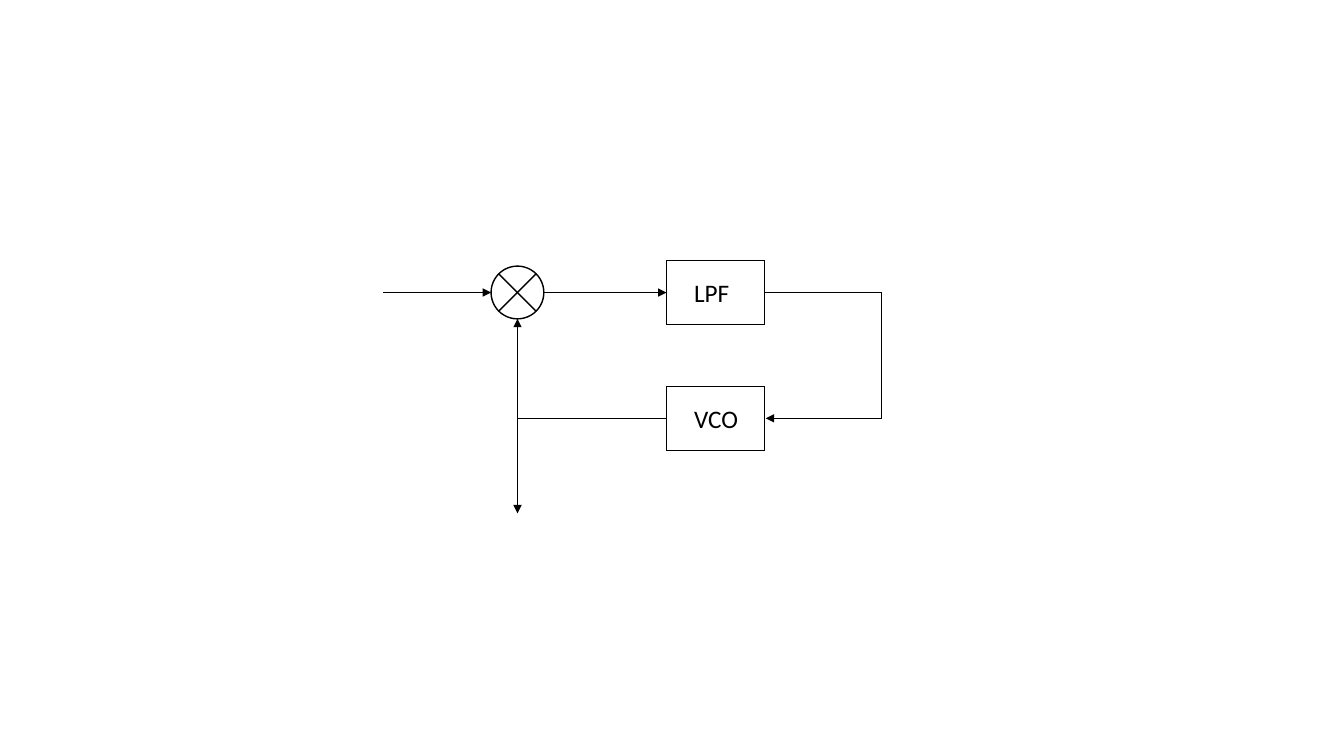
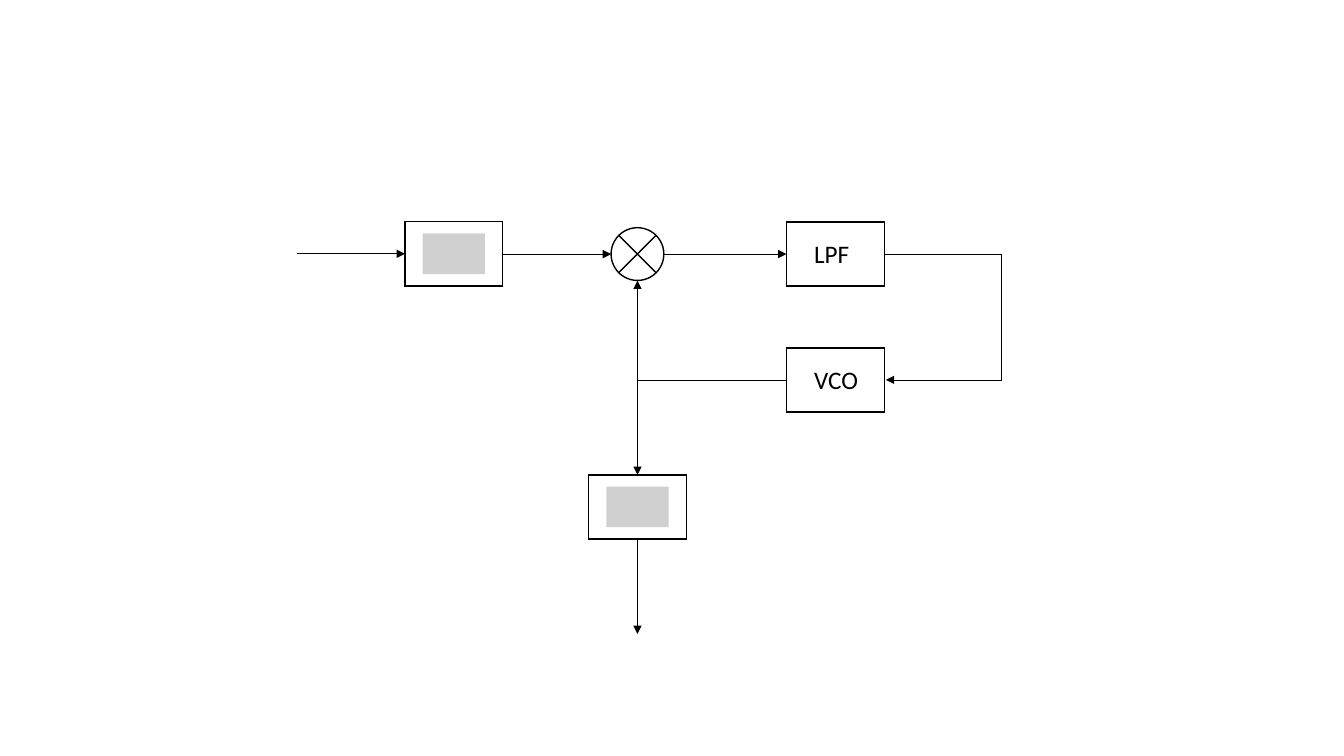
Before and after one commit to RadioInnovators/SD, a slide deck: slide 3 of Documents/Design Document/Design Document Figures.pptm. Drawn at 1344x756 pixels with LibreOffice and Linux fonts; fonts in the diff are those of the drawing; grey boxes stand for pictures. Boxes give left, top, right and bottom in pixels: in the first picture for what was removed or moved away, otherwise in the second. Text is boxed around its words. In the diff, an @@ line names an element or a change of style, - is before the commit and + after.

```diff
--- a/Documents/Design Document/Design Document Figures.pptm
+++ b/Documents/Design Document/Design Document Figures.pptm
@@ rectangle added at (x1=405, y1=222, x2=503, y2=286), outline #000000 1 pt @@
@@ picture added at (x1=422, y1=234, x2=485, y2=274) @@
@@ arrow added from (296, 254) to (405, 254), #000000 0.5 pt @@
@@ 3 arrows, 2 texts, 2 rectangles, 2 elbow arrows, 1 flow chart summing junction moved together from (x1=383, y1=260, x2=883, y2=513) to (x1=503, y1=222, x2=1003, y2=475) @@
@@ rectangle added at (x1=589, y1=475, x2=687, y2=539), outline #000000 1 pt @@
@@ picture added at (x1=606, y1=487, x2=668, y2=527) @@
@@ arrow added from (637, 539) to (637, 634), #000000 0.5 pt @@
```
Also in this commit, not shown: 3 other slides changed.
